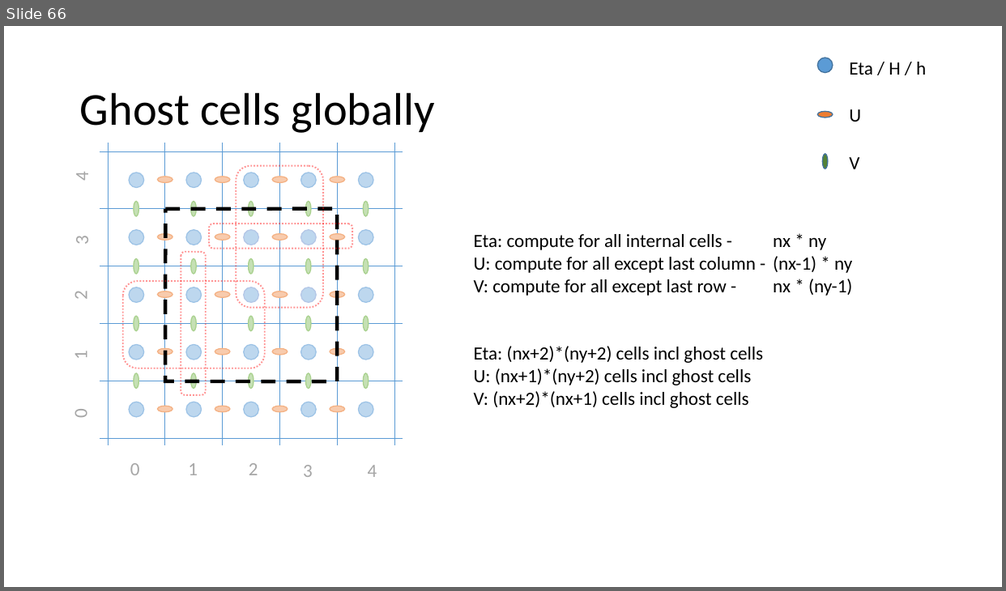
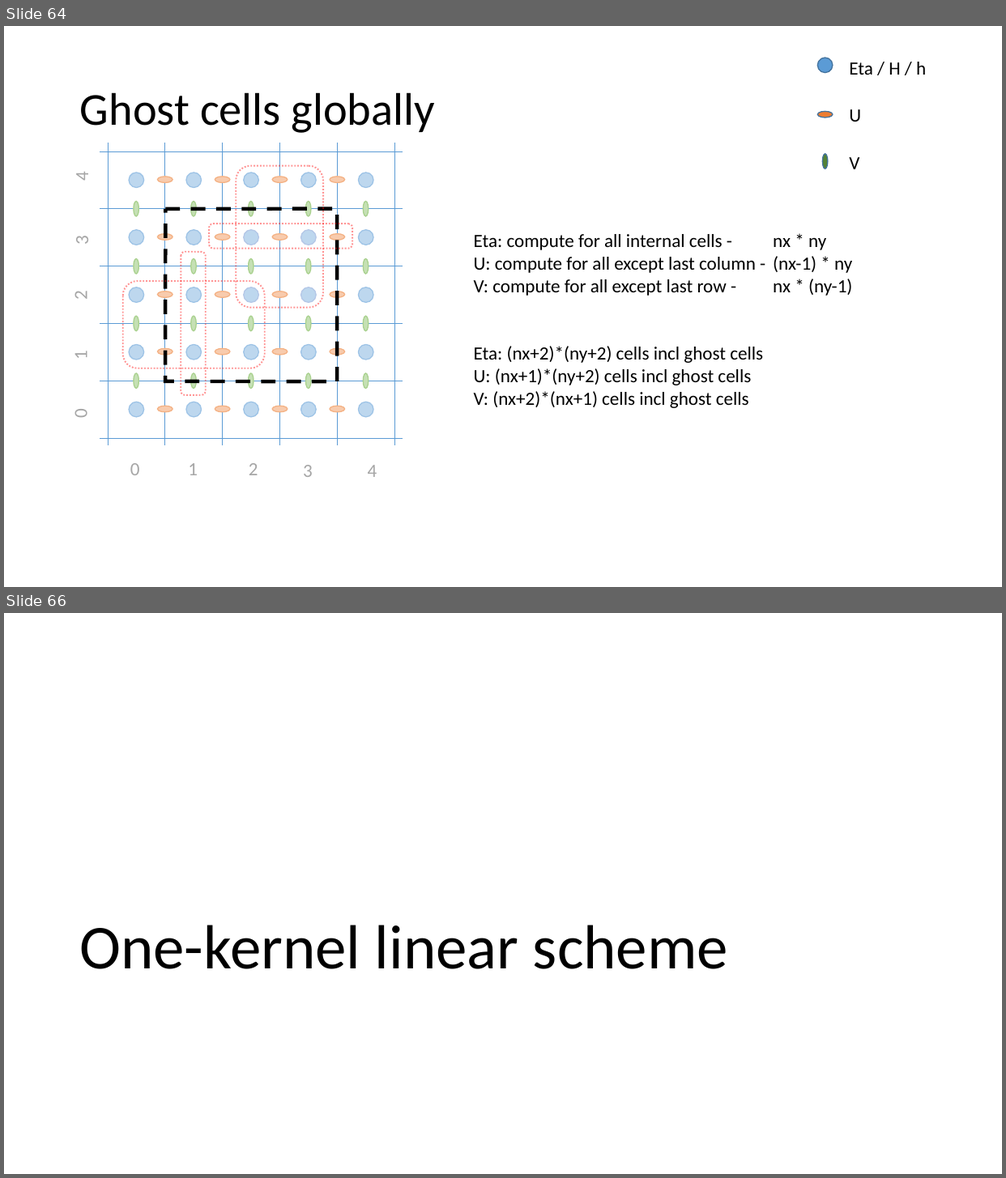
Before and after one commit to metno/gpu-ocean, a slide deck: gpu_ocean/prototypes/fbl_ctcs_stencils.pptx. Shown one above the other, each under a label of ours: slide 66 before the commit, slides 64 and 66 after it; the slides between them are not shown. The pictures are 1006x591 and 1006x1178 pixels, drawn with LibreOffice and Linux fonts; fonts in the diff are those of the drawing; grey boxes stand for pictures. Boxes give left, top, right and bottom in pixels: in the first picture for what was removed or moved away, otherwise in the second. Text is boxed around its words. In the diff, an @@ line names an element or a change of style, - is before the commit and + after.

Commit message:
Describing one-kernel FBL/CTCS wrt data dependency

```diff
--- a/gpu_ocean/prototypes/fbl_ctcs_stencils.pptx
+++ b/gpu_ocean/prototypes/fbl_ctcs_stencils.pptx
@@ slide 66 added at box(4, 613, 1002, 1174), background #FFFFFF @@
@@ title added at box(79, 925, 728, 969), 60 pt, text #000000 @@
+One-kernel linear scheme
@@ what was slide 66 is now slide 64 @@
```
Also in this commit, not shown: 8 slides changed, 25 other slides added, 3 slides removed.
